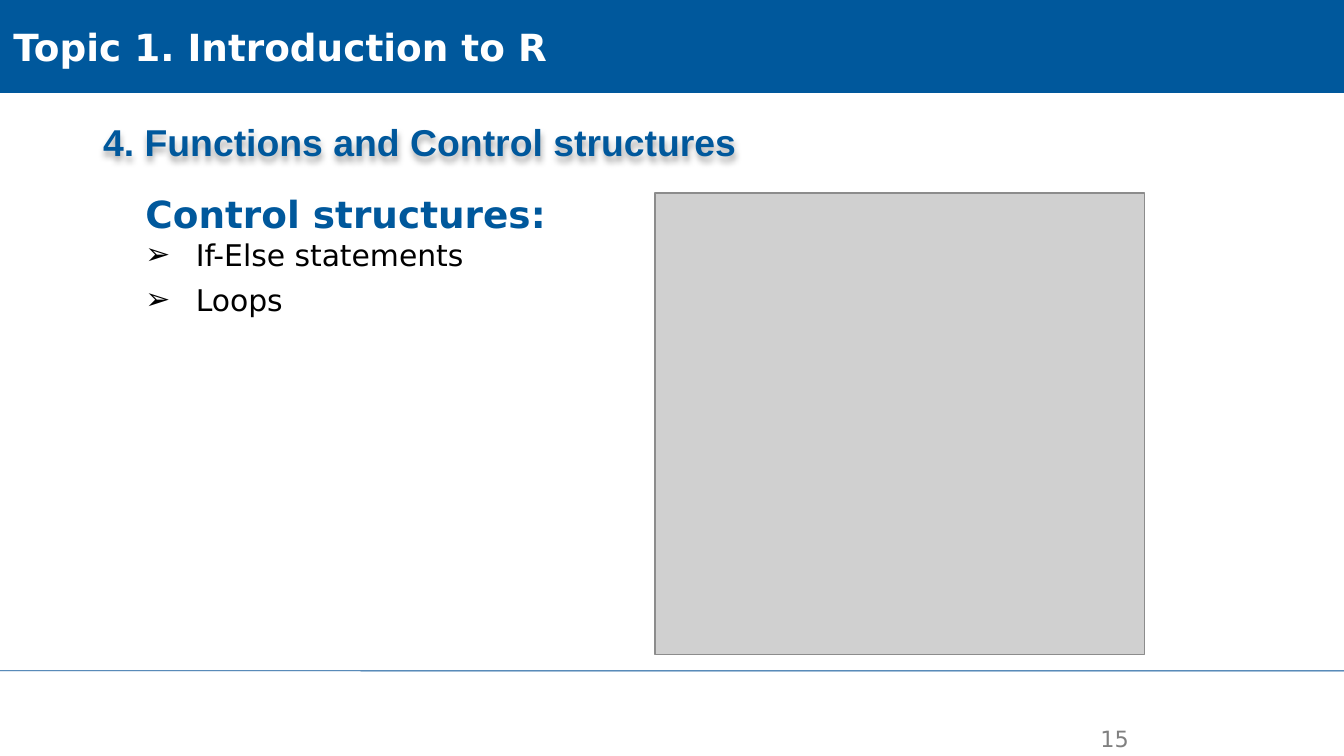
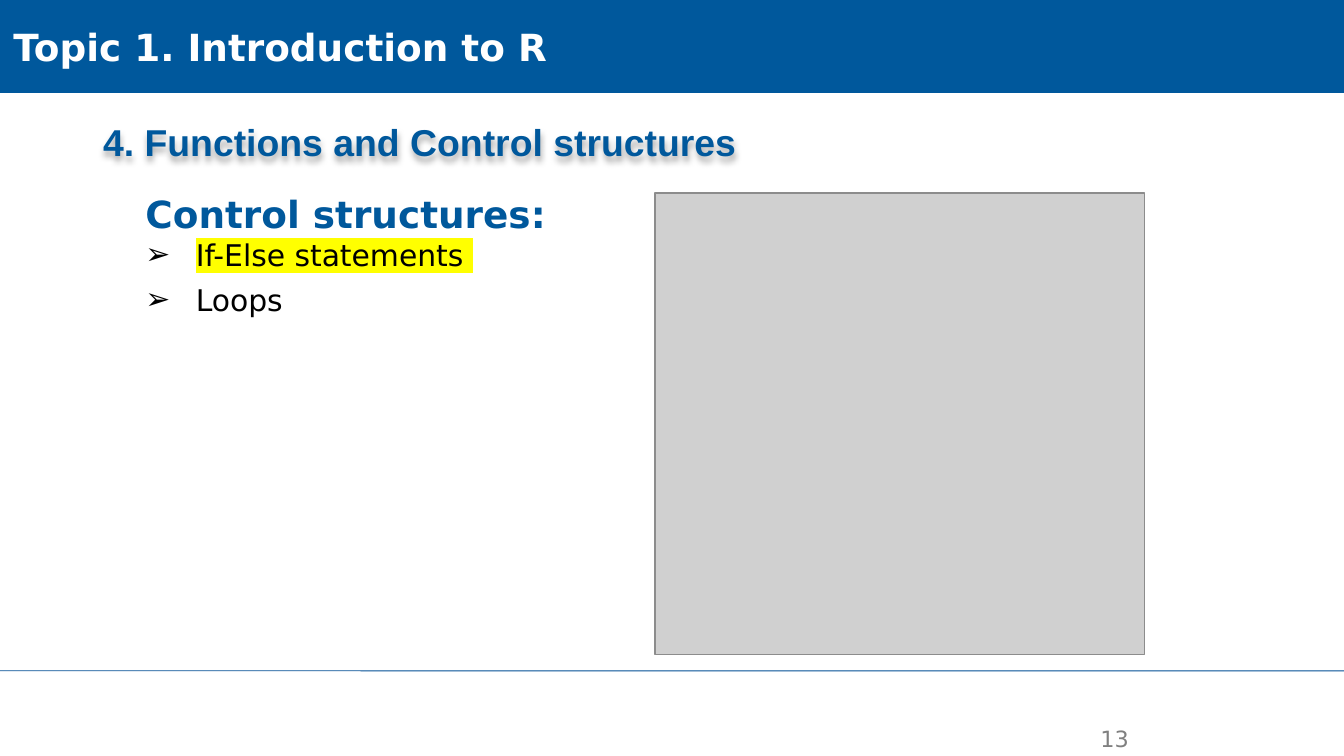
Before and after one commit to XiaoxiangGuanGFZ/FloodRiskSeminar, a slide deck: slide 13 of slides/FRS_exercise_R.pptx (slide 15 before the commit). Drawn at 1344x756 pixels with LibreOffice and Linux fonts; fonts in the diff are those of the drawing; grey boxes stand for pictures; background and template pictures are left out. Boxes give left, top, right and bottom in pixels: in the first picture for what was removed or moved away, otherwise in the second. Text is boxed around its words. In the diff, an @@ line names an element or a change of style, - is before the commit and + after.

```diff
--- a/slides/FRS_exercise_R.pptx
+++ b/slides/FRS_exercise_R.pptx
@@ text at (196,243,464,267): highlight none to #FFFF00 in "If-Else statements" @@
@@ page number at (1100,730,1128,747): text changed @@
-15
+13
```
Also in this commit, not shown: 8 other slides changed, 1 slide added, 1 slide removed.
